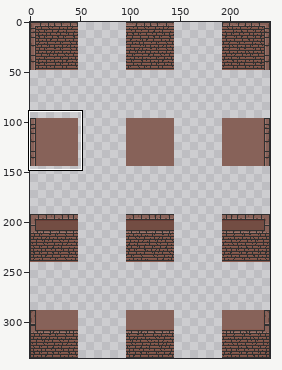
Two versions of one sprite sheet, Smaug4/Assets/_Game/Arts/Tilesets/tileset_medieval.png. Above, an overview of the earlier version with the close-up marked.
Close-up. Before the edit:
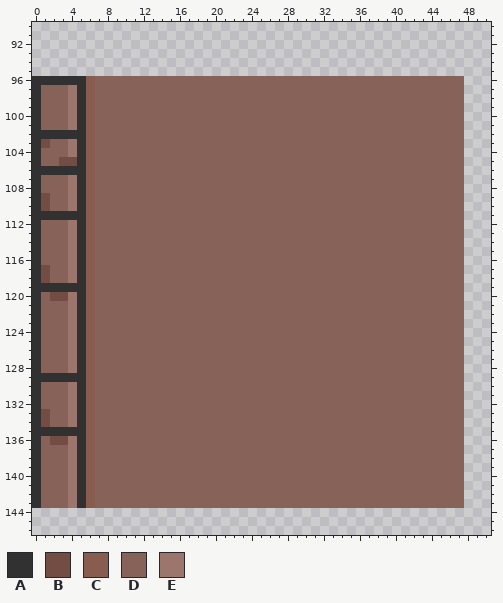
The file is 240x336 pixels. Colours within 5 levels of each other are drawn and written as one. Shown: x 0..50, y 90..146. The commit also changed other parts of the picture, which this record leaves out.
Palette (. is transparent): A #313131  B #734d43  C #895c50  D #876259  E #9c766c
After:
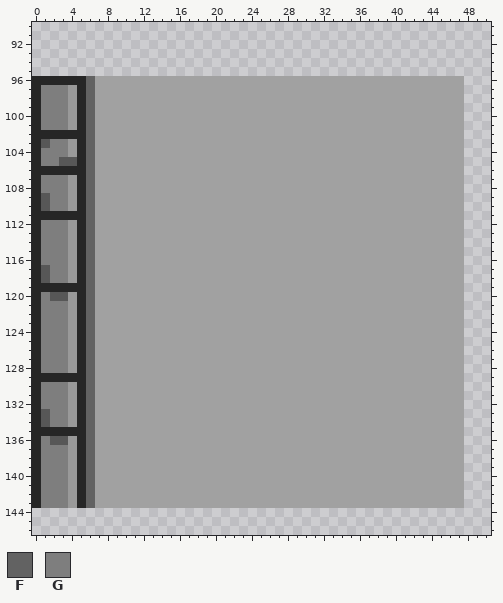
Colours new in this view: F #626262  G #7e7e7e
Difference:
Colour A changes from #313131 to #262626.
Colour B changes from #734d43 to #575757.
Colour C changes from #895c50 to #737373.
Colour D changes from #876259 to #a1a1a1.
Colour E changes from #9c766c to #999999.
The edit turns colour C into colour F in rows 96 to 143 at x 6.
The edit turns colour D into colour G in rows 97 to 101 at x 1 to 3; in row 103 at x 2 to 3; in row 104 at x 1 to 3; in row 105 at x 1 to 2; in rows 107 to 108 at x 1 to 3; in rows 109 to 110 at x 2 to 3.
The edit turns colour D into colour G in rows 112 to 116 at x 1 to 3; in rows 117 to 118 at x 2 to 3; in row 120 at x 1; in rows 121 to 128 at x 1 to 3; in rows 130 to 132 at x 1 to 3; in rows 133 to 134 at x 2 to 3.
The edit turns colour D into colour G in row 136 at x 1; in rows 137 to 143 at x 1 to 3.
